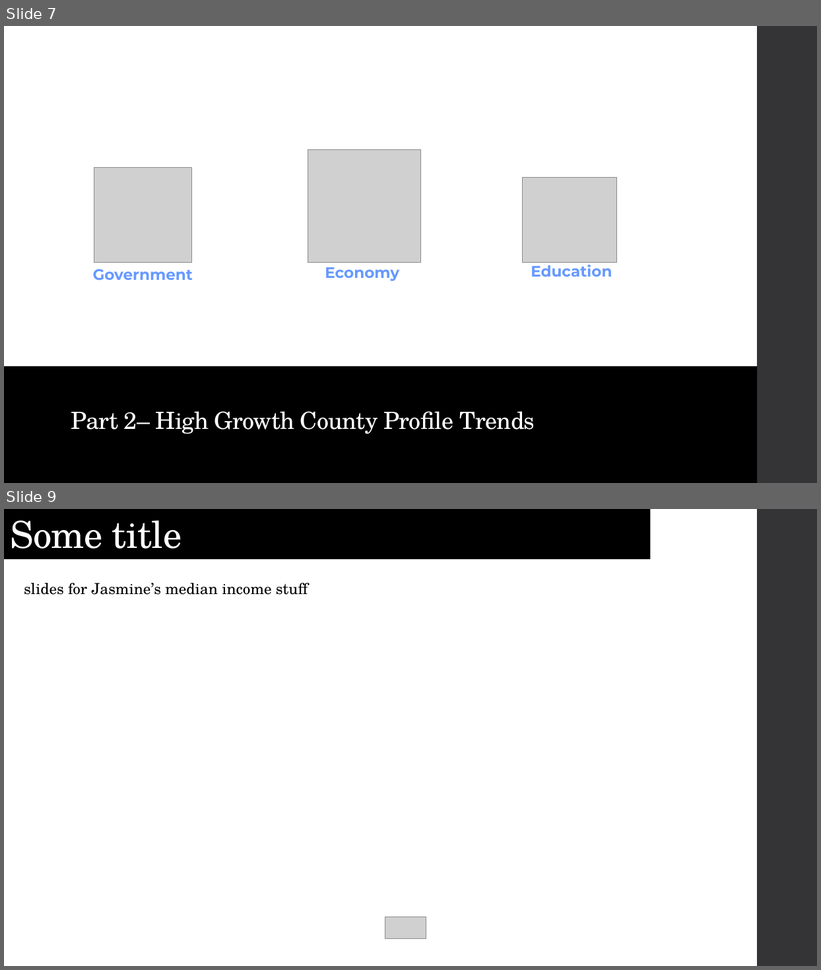
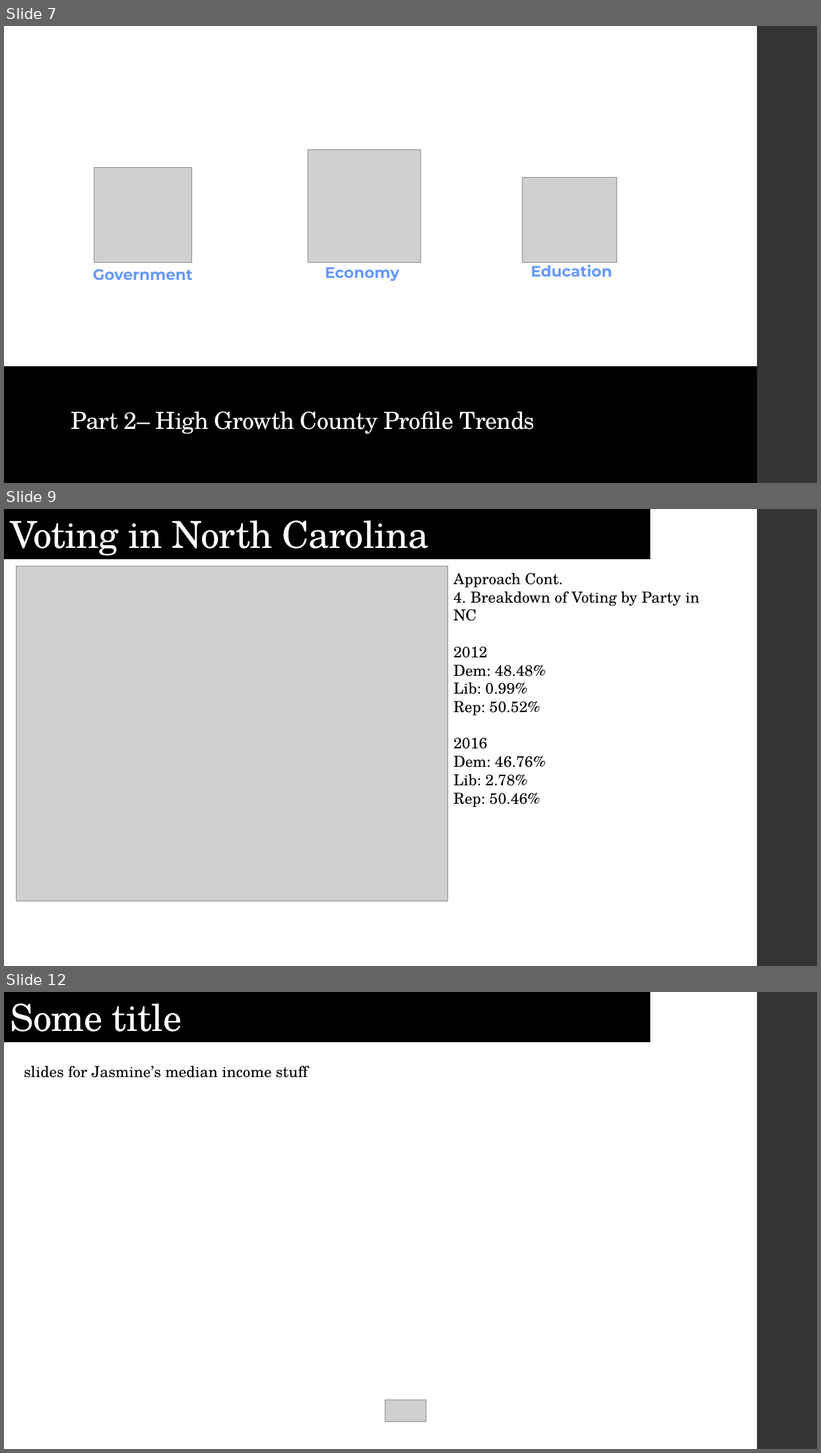
Before and after one commit to jasgarcia/NCGrowth, a slide deck: presentation/NC Growth.pptx. Shown one above the other, each under a label of ours: slides 7 and 9 before the commit, slides 7, 9 and 12 after it; the slides between them are not shown. The pictures are 821x970 and 821x1453 pixels, drawn with LibreOffice and Linux fonts; fonts in the diff are those of the drawing; grey boxes stand for pictures. Boxes give left, top, right and bottom in pixels: in the first picture for what was removed or moved away, otherwise in the second. Text is boxed around its words. In the diff, an @@ line names an element or a change of style, - is before the commit and + after.

```diff
--- a/presentation/NC Growth.pptx
+++ b/presentation/NC Growth.pptx
@@ slide 9 added at (4, 509, 817, 966), background #FFFFFF; not listed: 1 template element that a slide beside it also shows @@
@@ title added at (4, 509, 651, 559), fill #000000, 44 pt, text #FFFFFF @@
+Voting in North Carolina
@@ picture added at (16, 566, 448, 902) @@
@@ text added at (453, 573, 700, 807), 18 pt, text #000000 @@
+Approach Cont.
+4. Breakdown of Voting by Party in NC
+2012
+Dem: 48.48%
+Lib: 0.99%
+Rep: 50.52%
+2016
+Dem: 46.76%
+Lib: 2.78%
+Rep: 50.46%
@@ what was slide 9 is now slide 12 @@
```
Also in this commit, not shown: 2 slides changed, 3 other slides added, 1 slide removed, 10 other files.
